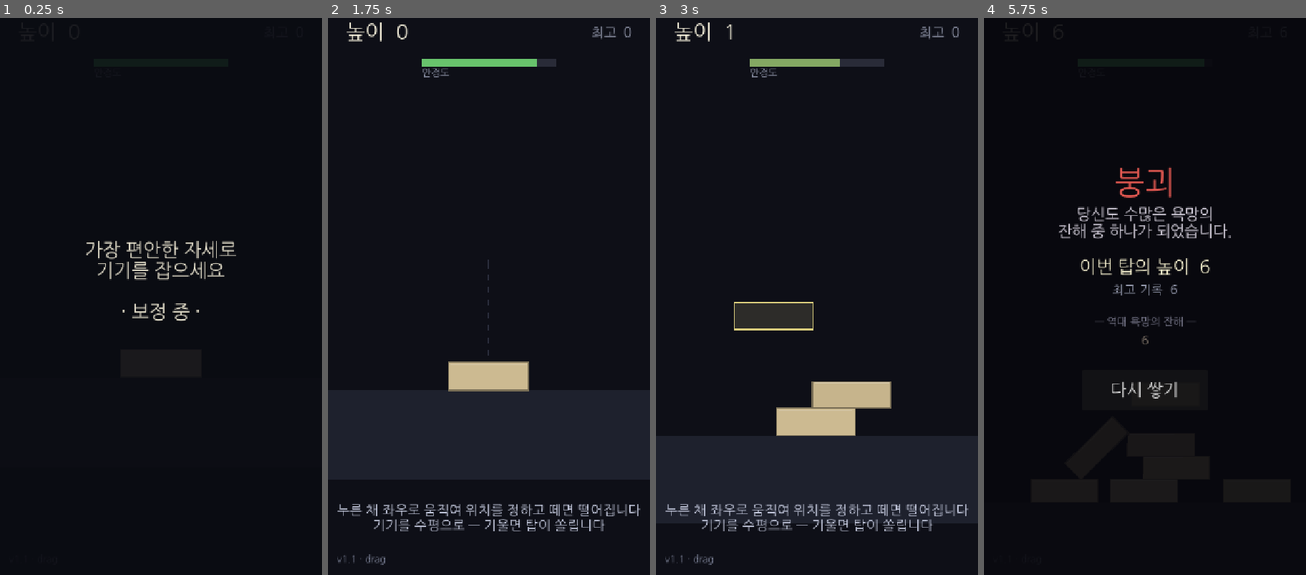
Above: before the commit, frames 1-4 (left to right).
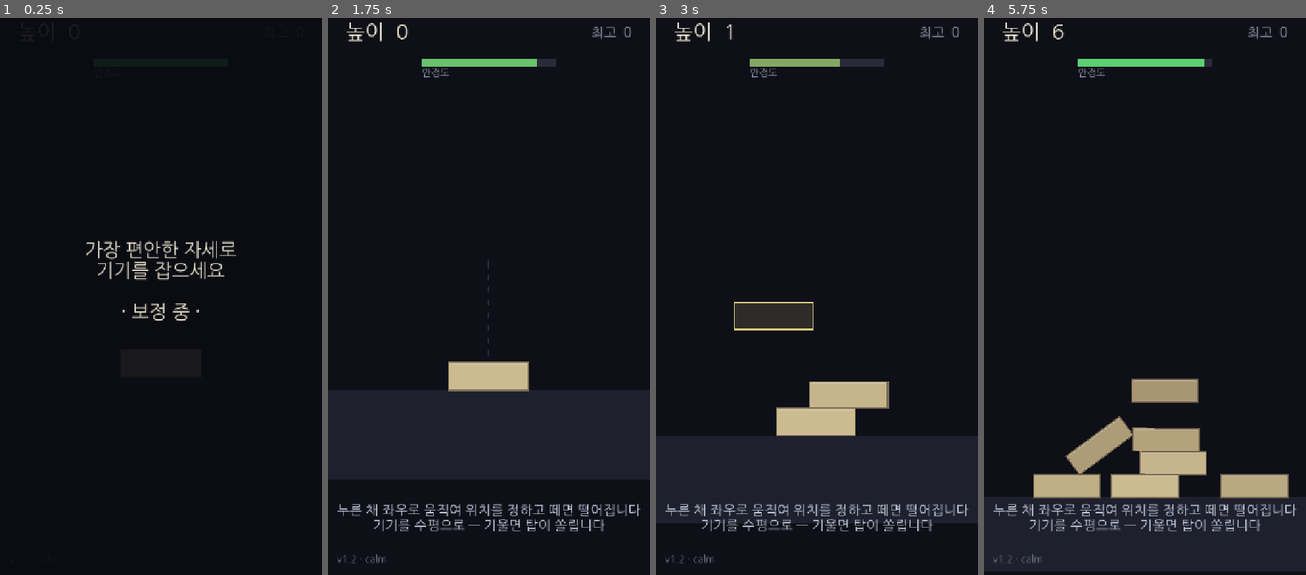
Above: after the commit, the same moments.

Repository: jungrok5/babel-tower
Game: Godot game, scene res://scenes/Main.tscn
Two runs of this game, one before a commit and one after it. Both use one fixed random seed, a clock stepped at 60 frames per second and the inputs below.
Inputs (mouse positions are in pixels of both pictures, inside the frame that each line leads up to):
- Up to frame 1 (0.25 s): no input
- Up to frame 2 (1.75 s): tap Enter at 0.5 s; move the mouse to (559, 257) at 0.52 s; click (559, 257) at 0.67 s; tap Space at 0.77, 1.25 s; drag from (424, 318) to (472, 402) at 1.27 s
- Up to frame 3 (3 s): move the mouse to (849, 162) at 2.02 s; click (849, 162) at 2.17 s; drag from (800, 402) to (720, 201) at 2.77 s
- Up to frame 4 (5.75 s): move the mouse to (1241, 374) at 3.52 s; click (1241, 374) at 3.67 s; tap Space at 3.77 s; drag from (1048, 201) to (1096, 146) at 4.27 s; move the mouse to (1161, 290) at 5.02 s; click (1161, 290) at 5.17 s

The runs differ from the first frame. In frame 2, less than 0.1% of the frame differs, in the area x 7-18%, y 96-99%; in frame 3, 0.2%; in frame 4, 22%, in the area x 0-100%, y 0-100%.

Commit message:
fix(v1.2): eliminate trembling — engine gravity + sleep-when-level + tilt deadzone
영상 확인: 작은 탑도 폰을 움직이면 블록이 프레임마다 떨림. 원인은 can_sleep=false +
매 프레임 힘 주입(솔버가 계속 흔듦) + 센서 미세지터.

수정:
- 블록을 엔진 중력으로 전환(gravity_scale=1) + can_sleep=true → 가만히 있으면
  잠들어 물리가 손대지 않는다(떨림 0). 중력 방향은 Area2D로 기울기만큼 회전.
- 기울일 때만 블록을 깨워 반응, 수평이면 재워서 안정.
- 기울기 데드존(0.08): 미세 손떨림은 무시 → 폰을 살짝 움직여도 안 떨림.

헤드리스 테스트를 개편해 (1)수평 떨림 (2)기울임 쏠림 (3)복귀 안정을 실제 엔진에서 측정.

Co-Authored-By: Claude Opus 4.8 <noreply@anthropic.com>
Claude-Session: https://claude.ai/code/session_01Jx8xk1vyhwdsC6SaQay3dQ

Diff:
--- a/scripts/block.gd
+++ b/scripts/block.gd
@@ -27,13 +27,13 @@
 	physics_material_override = mat
 
 	mass = 2.0
-	# 댐핑으로 미세 진동을 가라앉혀 '묵직한 돌' 느낌을 준다(덜덜거림 감소).
+	# 댐핑으로 미세 진동을 가라앉혀 '묵직한 돌' 느낌을 준다.
 	linear_damp = 0.7
 	angular_damp = 1.4
-	# 중력은 main이 매 프레임 '기울인 방향'으로 직접 넣는다(gravity_scale=0).
-	# 이렇게 하면 블록이 잠들지 않고 기울기에 계속 반응한다.
-	gravity_scale = 0.0
-	can_sleep = false
+	# 엔진 중력을 쓴다(방향은 main의 Area2D가 기울기만큼 회전).
+	# can_sleep=true → 가만히 있으면 잠들어 물리가 손대지 않는다(떨림 제거).
+	gravity_scale = 1.0
+	can_sleep = true
 	# 빠르게 떨어질 때 벽돌이 서로를 뚫고 지나가는 것 방지
 	continuous_cd = RigidBody2D.CCD_MODE_CAST_SHAPE
 	queue_redraw()
--- a/scripts/main.gd
+++ b/scripts/main.gd
@@ -7,7 +7,7 @@
 enum State { CALIB, READY, OVER }
 
 ## 화면에 표시되는 빌드 버전 — 캐시된 옛 빌드인지 확인용. 변경 시마다 올린다.
-const GAME_VERSION := "v1.1 · drag"
+const GAME_VERSION := "v1.2 · calm"
 
 const BASE_X := 360.0
 const GROUND_TOP_Y := 1050.0
@@ -16,7 +16,8 @@
 const TIP_ANGLE := 0.75             # 이 각도 이상 기울면 붕괴 (라디안)
 const COLLAPSE_FALL := 170.0        # 바닥 아래로 이만큼 떨어지면 붕괴
 const MAX_FLOOR_TILT := 0.7         # 기기를 최대로 기울였을 때 '바닥'이 기우는 각도(라디안)
-const GRAVITY_MAG := 1100.0         # 중력 크기 (블록에 직접 적용)
+const GRAVITY_MAG := 1100.0         # 중력 크기
+const TILT_DEADZONE := 0.08         # 이보다 작은 기울기는 무시(미세 손떨림 → 떨림 방지)
 
 var state: int = State.CALIB
 var score: int = 0
@@ -24,6 +25,7 @@
 var calib_timer: float = 0.0
 var go_shake: float = 0.0           # 붕괴 순간의 카메라 흔들림 버스트
 var web_permission_asked := false
+var gravity_area: Area2D            # 이 영역의 중력 방향을 기기 기울기로 회전시킨다
 var aiming := false                 # 손을 대고 위치를 조준 중인가
 var aim_x := BASE_X                 # 떨어뜨릴 가로 위치(월드 좌표)
 
@@ -49,17 +51,34 @@
 	_begin_calibration()
 
 
-## 현재 상태에 맞는 '아래' 방향. 플레이 중엔 기기 기울기만큼 회전한다.
-func _gravity_dir() -> Vector2:
-	if state == State.READY:
-		var theta := clampf(Motion.get_sway(), -1.0, 1.0) * MAX_FLOOR_TILT
-		return Vector2(sin(theta), cos(theta))  # (0,1) = 화면 아래
-	return Vector2(0, 1)  # 보정/게임오버: 수평(잔해는 똑바로 낙하)
+## 데드존을 적용한 기울기 (작은 손떨림은 0으로 무시). -1..1
+func _tilt_amount() -> float:
+	if state != State.READY:
+		return 0.0
+	var raw := Motion.get_sway()
+	if absf(raw) <= TILT_DEADZONE:
+		return 0.0
+	return signf(raw) * (absf(raw) - TILT_DEADZONE) / (1.0 - TILT_DEADZONE)
 
 
 # ---------------------------------------------------------------- 월드 구성
 
 func _build_world() -> void:
+	# 중력 영역 — 기기 기울기만큼 '아래' 방향을 회전시킨다(엔진 중력 사용 → 안착이 깔끔).
+	gravity_area = Area2D.new()
+	gravity_area.gravity_space_override = Area2D.SPACE_OVERRIDE_REPLACE
+	gravity_area.gravity_point = false
+	gravity_area.gravity = GRAVITY_MAG
+	gravity_area.gravity_direction = Vector2(0, 1)
+	gravity_area.priority = 10
+	var acs := CollisionShape2D.new()
+	var arect := RectangleShape2D.new()
+	arect.size = Vector2(16000, 200000)   # 매우 높은 탑까지 덮는다
+	acs.shape = arect
+	gravity_area.add_child(acs)
+	gravity_area.position = Vector2(BASE_X, GROUND_TOP_Y - 90000.0)
+	add_child(gravity_area)
+
 	# 바닥
 	var ground := StaticBody2D.new()
 	ground.position = Vector2(BASE_X, GROUND_TOP_Y + 100.0)
@@ -226,14 +245,19 @@
 
 # ---------------------------------------------------------------- 물리
 
-func _physics_process(delta: float) -> void:
-	# 중력은 모든 상태에서 블록에 직접 넣는다(gravity_scale=0이므로).
-	# 플레이 중엔 기기 기울기만큼 '아래'가 회전 → 탑이 낮은 쪽으로 쏠린다.
-	# 코히런트한 힘이라 덜덜거림이 없고, 매 프레임 받으므로 블록이 잠들지 않는다.
-	var gdir := _gravity_dir()
-	for b in blocks:
-		if is_instance_valid(b) and not b.freeze:  # 정적 고정된 하단 블록은 건너뛴다
-			b.apply_central_force(gdir * GRAVITY_MAG * b.mass)
+func _physics_process(_delta: float) -> void:
+	# 기기 기울기만큼 중력 영역의 '아래' 방향을 회전. 엔진 중력을 쓰므로 블록은
+	# 가만히 있으면 잠들어(sleep) 물리가 손대지 않는다 → 떨림 0.
+	var tilt := _tilt_amount()
+	var theta := tilt * MAX_FLOOR_TILT
+	if is_instance_valid(gravity_area):
+		gravity_area.gravity_direction = Vector2(sin(theta), cos(theta))
+
+	# 기울이는 중일 때만 블록을 깨워 반응시킨다. 수평이면 그대로 잠들어 안정.
+	if absf(tilt) > 0.0:
+		for b in blocks:
+			if is_instance_valid(b) and not b.freeze:
+				b.sleeping = false
 
 	if state == State.CALIB or state == State.OVER:
 		return
--- a/test/stack_test.gd
+++ b/test/stack_test.gd
@@ -1,47 +1,79 @@
 extends Node
 ## 헤드리스 물리 테스트 — 실제 Main 씬/Block/중력 모델을 그대로 사용한다.
-## 수평(입력 없음) 상태에서 30개까지 쌓으며, 언제 스스로 붕괴하는지 로그로 출력.
-## CI(godot --headless res://test/StackTest.tscn)에서 실행되어 실제 엔진 물리를 검증한다.
+## 검증 항목:
+##   1) 수평(입력 0) 상태에서 탑이 '떨림 없이' 가만히 있는가 (jitter≈0)
+##   2) 기울이면(Motion._sway 강제) 탑이 실제로 쏠리는가
+##   3) 다시 수평으로 돌리면 안정되어 떨림이 사라지는가
 ##
 ## State enum: CALIB=0, READY=1, OVER=2
 
+var main: Node
+
+
 func _ready() -> void:
-	var main: Node = load("res://scenes/Main.tscn").instantiate()
+	main = load("res://scenes/Main.tscn").instantiate()
 	add_child(main)
 
-	# 보정이 끝나 READY(1)가 될 때까지 대기
 	var t := 0
 	while int(main.state) != 1 and t < 800:
 		await get_tree().physics_frame
 		t += 1
-	print("[TEST] READY after %d frames (state=%d)" % [t, int(main.state)])
+	print("[TEST] READY after %d frames" % t)
 
-	var collapsed_at := -1
-	for i in range(200):
+	# 25개 쌓기 (수평)
+	for i in range(25):
 		if int(main.state) != 1:
 			break
 		main._drop_block()
-		for j in range(14):          # 낙하/안착 시간
-			await get_tree().physics_frame
-		var mr := _maxrot(main)
-		if int(main.score) % 10 == 0 or int(main.state) == 2:
-			print("[TEST] drop=%3d blocks=%3d state=%d maxrot=%.3f" % [
-				int(main.score), main.blocks.size(), int(main.state), mr])
-		if int(main.state) == 2 and collapsed_at < 0:
-			collapsed_at = int(main.score)
-			break
+		await _steps(14)
+	print("[TEST] built score=%d state=%d" % [int(main.score), int(main.state)])
 
-	# 마지막으로 오래 두고 스스로 무너지는지 확인
-	for j in range(300):
-		await get_tree().physics_frame
-	print("[TEST] === FINAL collapsed_at=%d score=%d state=%d maxrot=%.3f ===" % [
-		collapsed_at, int(main.score), int(main.state), _maxrot(main)])
+	# 1) 수평 유지 중 떨림 측정
+	var jl := await _measure_jitter(120)
+	print("[TEST] LEVEL-HOLD jitter=%.4f px  (0 이면 떨림 완전 없음)" % jl)
+
+	# 2) 기울임 — Motion 갱신을 멈추고 sway를 강제한다
+	Motion.set_process(false)
+	Motion._sway = 0.6
+	var before := _top_x()
+	await _steps(90)
+	var after := _top_x()
+	print("[TEST] TILT lean dx=%.1f px  state=%d  (기울이면 쏠려야 함)" % [after - before, int(main.state)])
+
+	# 3) 다시 수평 → 안정 + 떨림 재측정
+	Motion._sway = 0.0
+	await _steps(150)
+	var jr := await _measure_jitter(120)
+	print("[TEST] AFTER-LEVEL jitter=%.4f px  state=%d" % [jr, int(main.state)])
+
 	get_tree().quit()
 
 
-func _maxrot(main: Node) -> float:
-	var m := 0.0
-	for b in main.blocks:
-		if is_instance_valid(b):
-			m = maxf(m, absf(b.rotation))
-	return m
+func _top_x() -> float:
+	var top = main._top_block()
+	return top.position.x if top != null else 0.0
+
+
+func _measure_jitter(n: int) -> float:
+	var lo := {}
+	var hi := {}
+	for k in range(n):
+		for idx in main.blocks.size():
+			var b = main.blocks[idx]
+			if is_instance_valid(b):
+				var x: float = b.position.x
+				if not lo.has(idx):
+					lo[idx] = x
+					hi[idx] = x
+				lo[idx] = minf(lo[idx], x)
+				hi[idx] = maxf(hi[idx], x)
+		await get_tree().physics_frame
+	var j := 0.0
+	for idx in lo:
+		j = maxf(j, hi[idx] - lo[idx])
+	return j
+
+
+func _steps(n: int) -> void:
+	for i in range(n):
+		await get_tree().physics_frame
